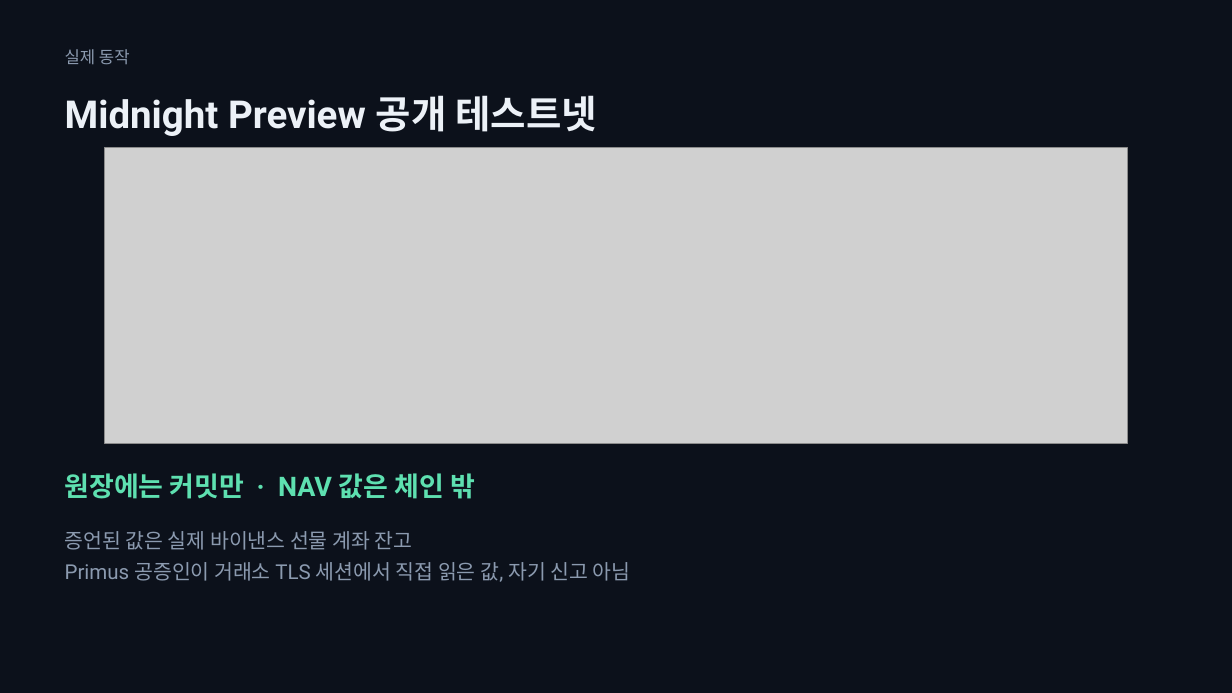
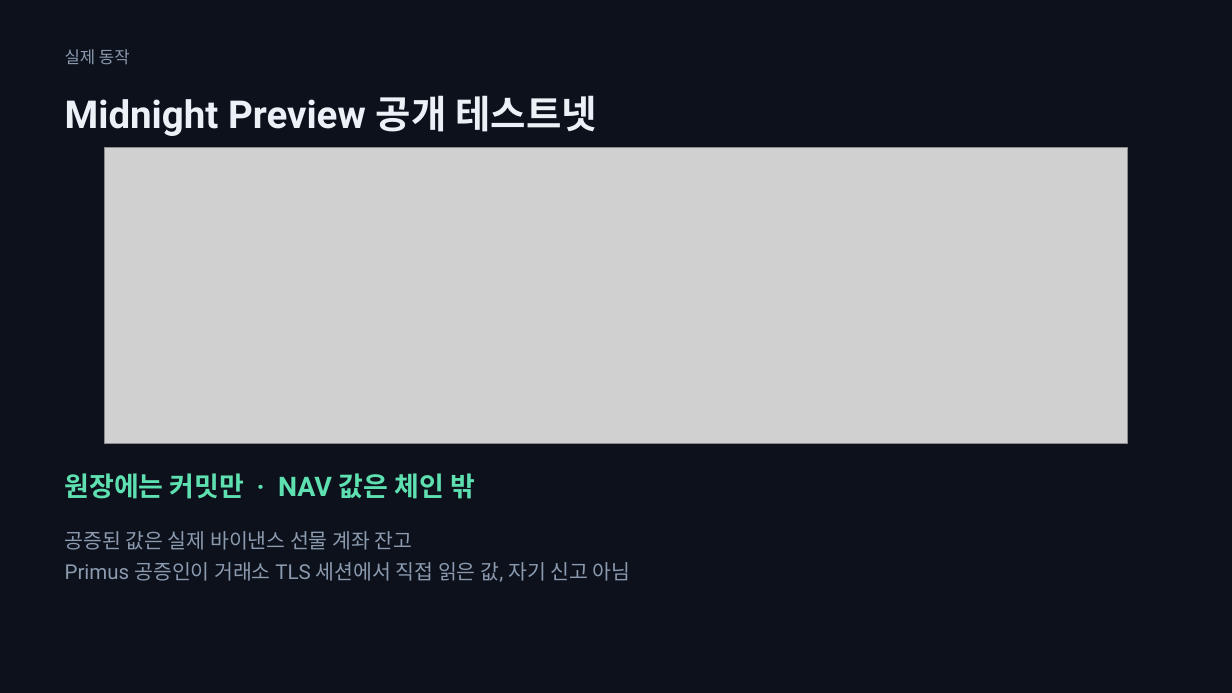
Before and after one commit to SeoDongOk/proof-of-track-record, a slide deck: slide 10 of deck/proof-of-track-record-talk.pptx. Drawn at 1232x693 pixels with LibreOffice and Linux fonts; fonts in the diff are those of the drawing; grey boxes stand for pictures. Boxes give left, top, right and bottom in pixels: in the first picture for what was removed or moved away, otherwise in the second. Text is boxed around its words. In the diff, an @@ line names an element or a change of style, - is before the commit and + after.

```diff
--- a/deck/proof-of-track-record-talk.pptx
+++ b/deck/proof-of-track-record-talk.pptx
@@ text at <box>65,531,413,550</box>: text changed @@
-증언된 값은 실제 바이낸스 선물 계좌 잔고
+공증된 값은 실제 바이낸스 선물 계좌 잔고
```
Also in this commit, not shown: 2 other slides changed, 23 other files.
